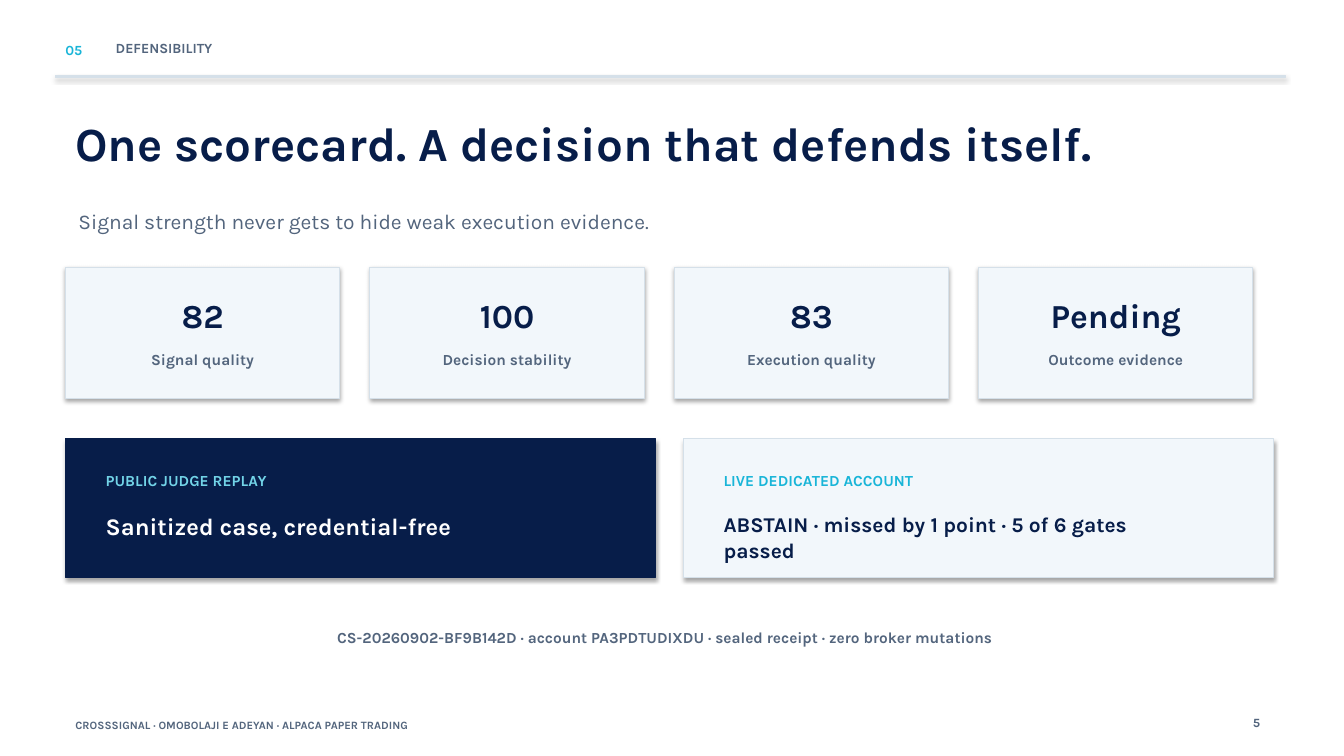
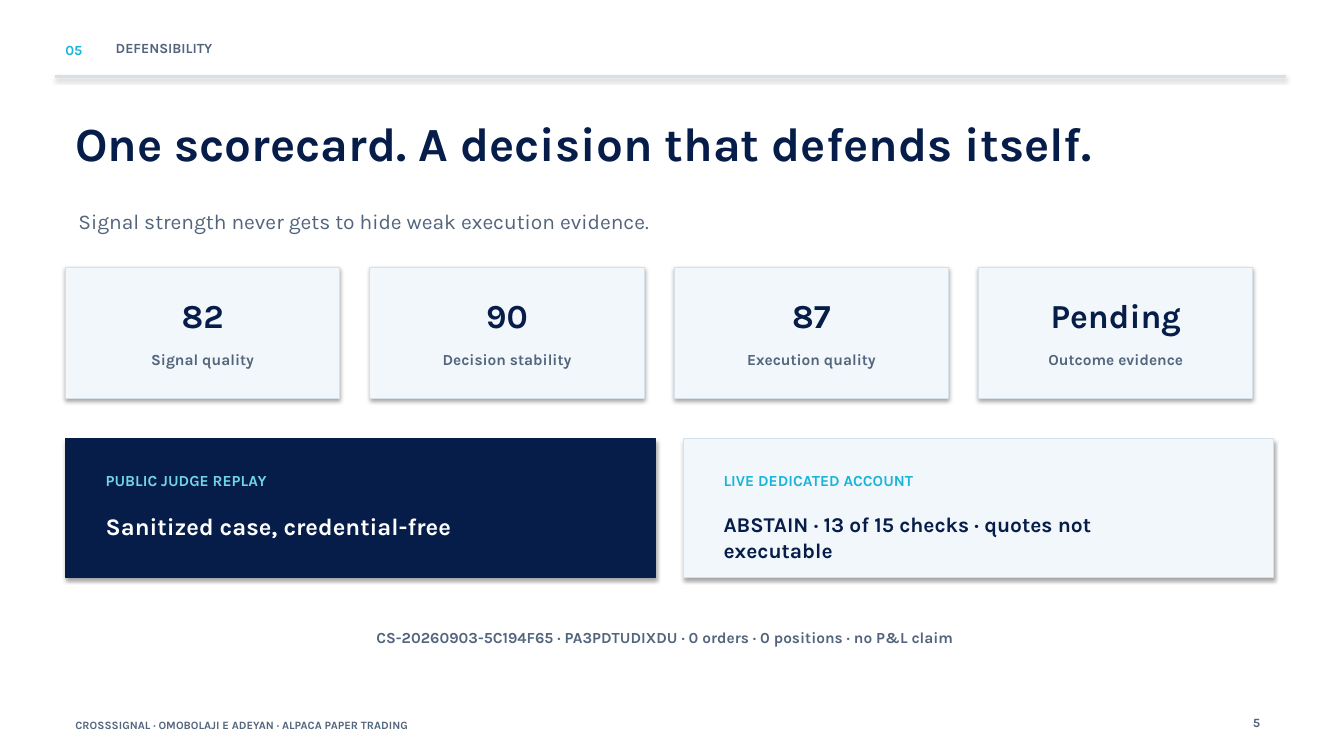
Before and after one commit to omobolajiadeyan/alpaca-cross-market-agent, a slide deck: slide 5 of submission/CrossSignal-Hackathon-Pitch-Final.pptx. Drawn at 1344x756 pixels with LibreOffice and Linux fonts; fonts in the diff are those of the drawing. Boxes give left, top, right and bottom in pixels: in the first picture for what was removed or moved away, otherwise in the second. Text is boxed around its words. In the diff, an @@ line names an element or a change of style, - is before the commit and + after.

```diff
--- a/submission/CrossSignal-Hackathon-Pitch-Final.pptx
+++ b/submission/CrossSignal-Hackathon-Pitch-Final.pptx
@@ text at bbox=[486, 305, 528, 329]: text changed @@
-100
+90
@@ text at bbox=[792, 305, 830, 329]: text changed @@
-83
+87
@@ text at bbox=[724, 517, 1091, 559]: text changed @@
-ABSTAIN · missed by 1 point · 5 of 6 gates passed
+ABSTAIN · 13 of 15 checks · quotes not executable
@@ text at bbox=[376, 632, 954, 647]: text changed @@
-CS-20260902-BF9B142D · account PA3PDTUDIXDU · sealed receipt · zero broker mutations
+CS-20260903-5C194F65 · PA3PDTUDIXDU · 0 orders · 0 positions · no P&L claim
```
Also in this commit, not shown: 4 other slides changed, 36 other files.
